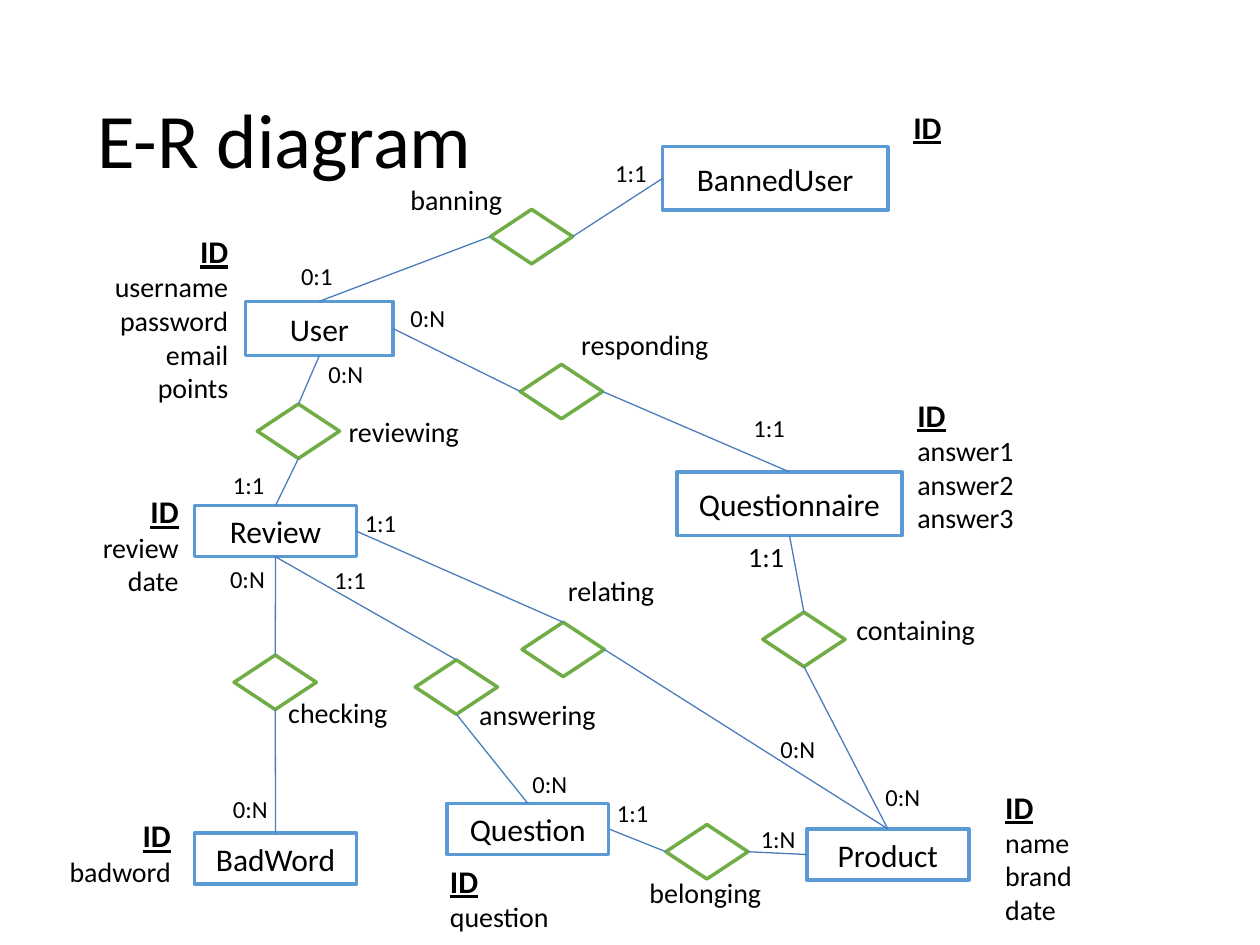
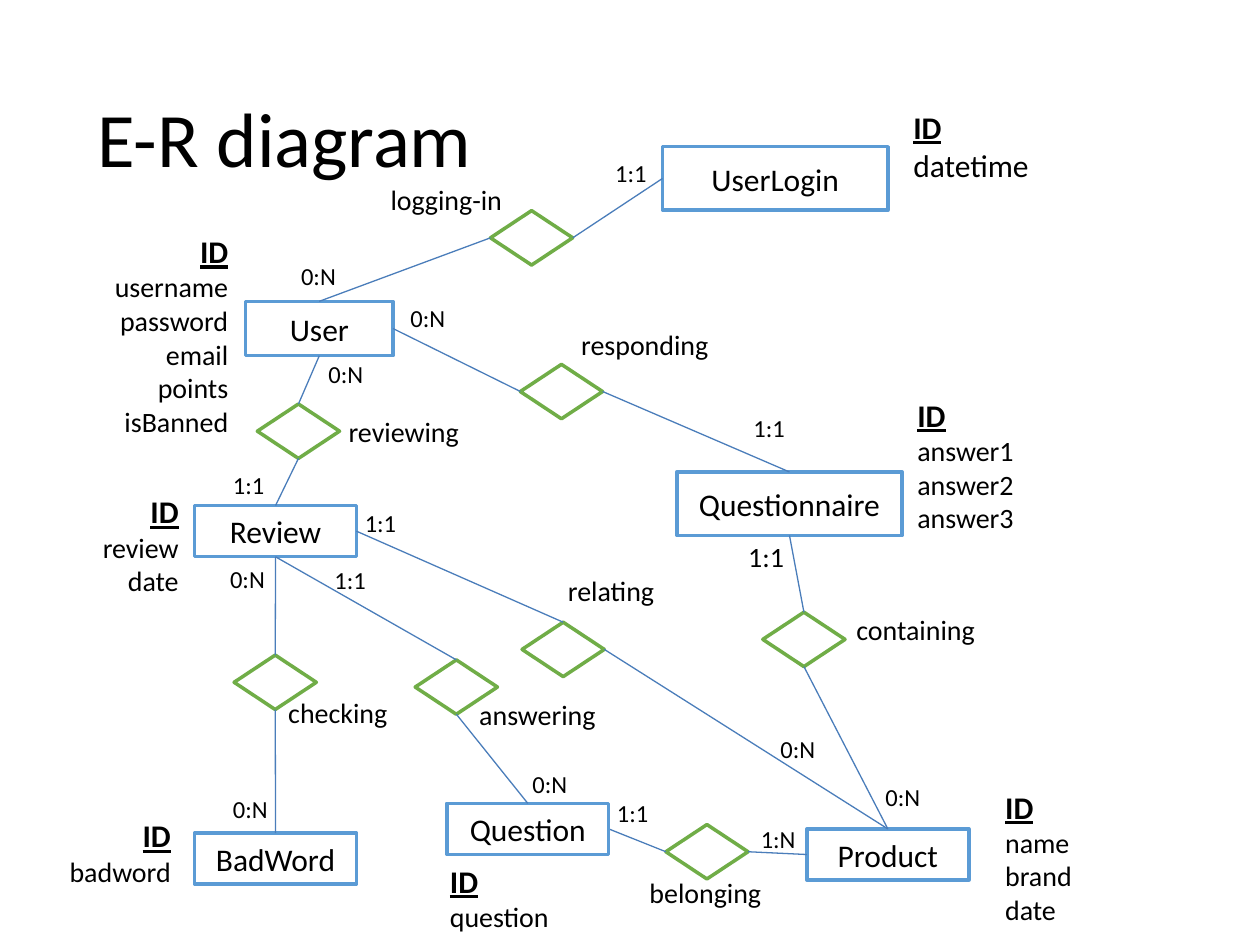
Before and after one commit to dacumming/MarketingGamification, a slide deck: slide 1 of MarketingProject.pptx. Drawn at 1260x945 pixels with LibreOffice and Linux fonts; fonts in the diff are those of the drawing. Boxes give left, top, right and bottom in pixels: in the first picture for what was removed or moved away, otherwise in the second. Text is boxed around its words. In the diff, an @@ line names an element or a change of style, - is before the commit and + after.

Commit message:
added UserLogin
also isbanned attribute of User class

```diff
--- a/MarketingProject.pptx
+++ b/MarketingProject.pptx
@@ text in rectangle at <box>711,169,839,197</box>: text changed @@
-BannedUser
+UserLogin
@@ text at <box>913,155,1028,178</box>: paragraph added @@
+datetime
@@ text at <box>391,190,502,215</box>: text changed @@
-banning
+logging-in
@@ text at <box>301,269,336,285</box>: text changed @@
-0:1
+0:N
@@ text at <box>124,412,228,433</box>: paragraph added @@
+isBanned
```
Also in this commit, not shown: 9 other files.
